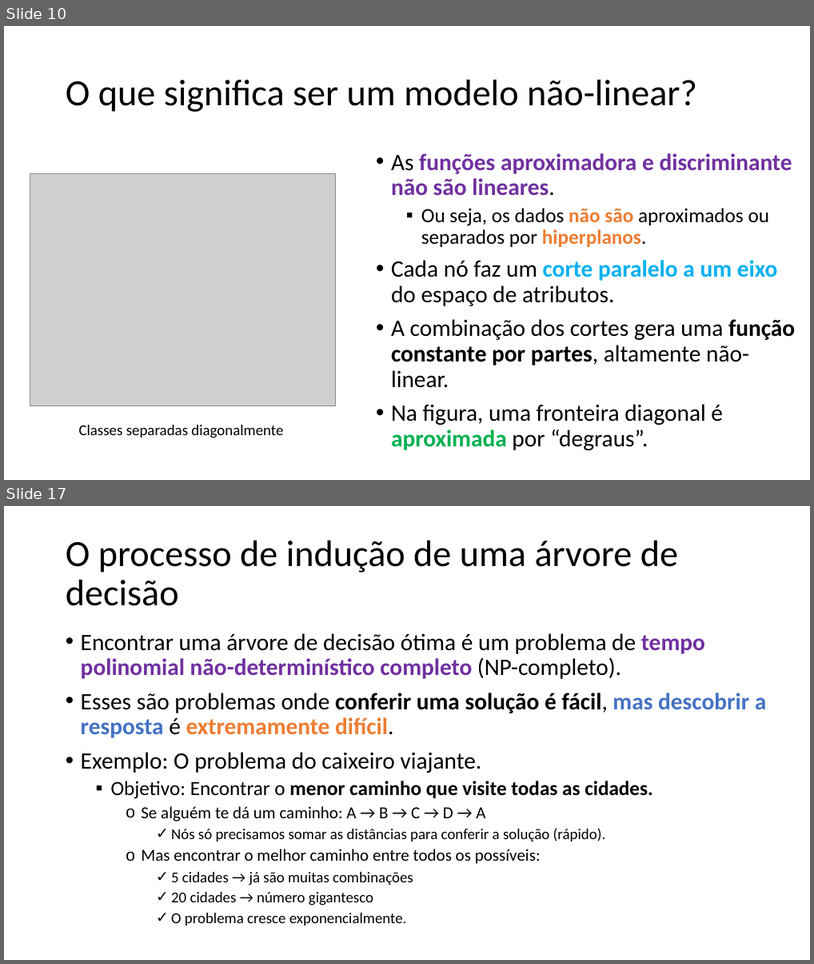
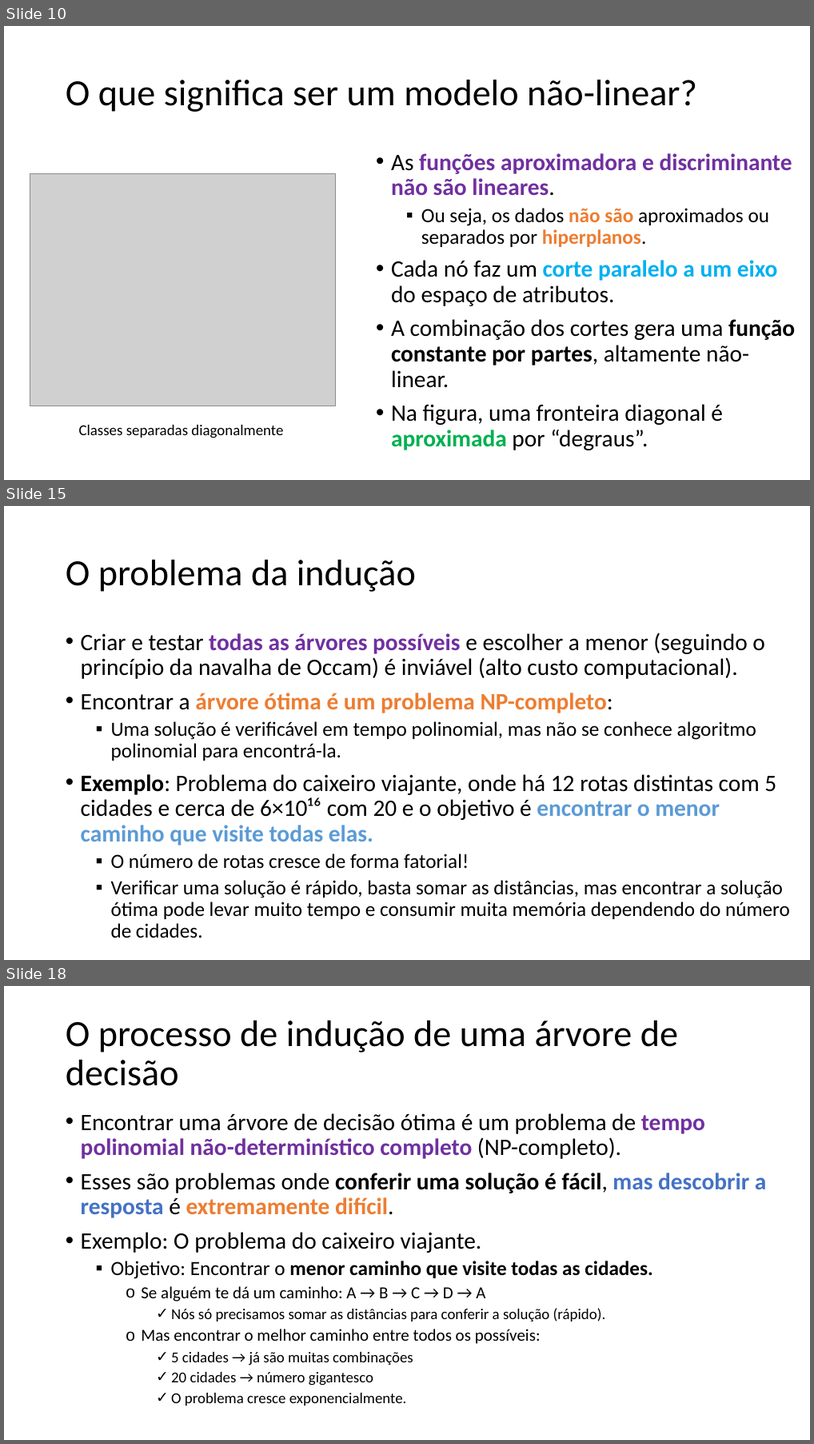
Before and after one commit to zz4fap/c24_inteligencia_artificial, a slide deck: slides/C24_Árvores_de_decisão.pptx. Shown one above the other, each under a label of ours: slides 10 and 17 before the commit, slides 10, 15 and 18 after it; the slides between them are not shown. The pictures are 814x964 and 814x1444 pixels, drawn with LibreOffice and Linux fonts; fonts in the diff are those of the drawing; grey boxes stand for pictures. Boxes give left, top, right and bottom in pixels: in the first picture for what was removed or moved away, otherwise in the second. Text is boxed around its words. In the diff, an @@ line names an element or a change of style, - is before the commit and + after.

```diff
--- a/slides/C24_Árvores_de_decisão.pptx
+++ b/slides/C24_Árvores_de_decisão.pptx
@@ slide 15 added at bbox=[4, 506, 810, 960], background #FFFFFF @@
@@ title added at bbox=[66, 560, 416, 592], 44 pt, text #000000 @@
+O problema da indução
@@ text added at bbox=[81, 632, 790, 937], 28 pt, text #000000 @@
+• Criar e testar todas as árvores possíveis e escolher a menor (seguindo o princípio da navalha de Occam) é inviável (alto custo computacional).
+• Encontrar a árvore ótima é um problema NP-completo:
+  ▪ Uma solução é verificável em tempo polinomial, mas não se conhece algoritmo polinomial para encontrá-la.
+• Exemplo: Problema do caixeiro viajante, onde há 12 rotas distintas com 5 cidades e cerca de 6×10¹⁶ com 20 e o objetivo é encontrar o menor caminho que visite todas elas.
+  ▪ O número de rotas cresce de forma fatorial!
+  ▪ Verificar uma solução é rápido, basta somar as distâncias, mas encontrar a solução ótima pode levar muito tempo e consumir muita memória dependendo do número de cidades.
@@ what was slide 17 is now slide 18 @@
```
Also in this commit, not shown: 1 slide changed, 3 other slides added, 3 slides removed.
